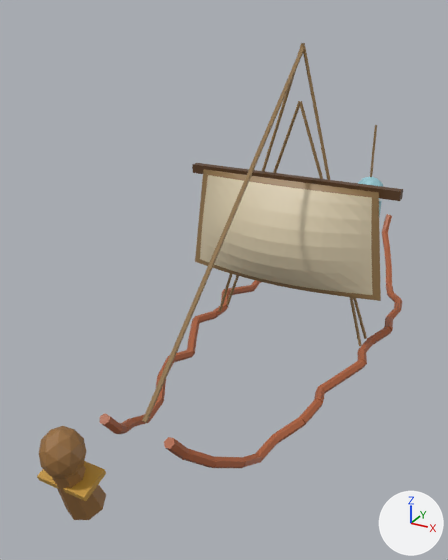
What one commit did to the glTF model www/proto3d/models/beth/tidewrack_sea/stage1/meshes/upg_skiff_t1.glb.
Rendered twice from a 50 mm camera at (2.69, -6.61, 5.13) aimed at (-0.43, -0.94, 2.3). Lighting does not change. The marker at lower right points along +X, +Y and +Z. The picture after the commit comes second. Vertices at exactly the same position are counted once.

The first picture shows 'geometry_0'.
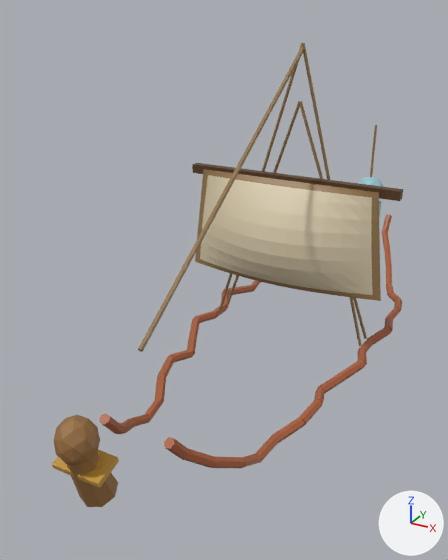
Location of each change, (x1, y1, x2, y2) in pixels of the pictures (448 x 560 px; the box of a moved part takes in the faces that stretch with it):
'geometry_0', reshaped
    before: (37, 43, 403, 520)
    after: (52, 43, 403, 507)
part 1 of me_geometry_0, moved or reshaped
    before: (52, 465, 106, 520)
    after: (66, 454, 118, 507)
part 2 of me_geometry_0, moved or reshaped
    before: (39, 426, 86, 479)
    after: (54, 415, 100, 467)
part 3 of me_geometry_0, moved or reshaped
    before: (37, 461, 106, 501)
    after: (52, 450, 119, 488)
part 4 of me_geometry_0, moved or reshaped
    before: (142, 47, 304, 423)
    after: (138, 47, 304, 352)

The change in detail:
me_geometry_0 is used by ob_geometry_0; location (0.0, 0.0, 0.0).
Before the commit, vertices of me_geometry_0: 175 (0.02, -3.11, 1.9) at pixel (147, 423), 176 (0.0, -3.12, 1.91) at pixel (144, 421), 178 (0.02, -3.13, 1.92) at pixel (145, 422), 180 (-0.01, -3.14, 1.93) at pixel (142, 421), 182 (-0.02, -3.12, 1.91) at pixel (141, 421).
Before the commit, vertices of me_geometry_0: 184 (-0.01, -3.1, 1.89) at pixel (144, 422).
me_geometry_0 had 970 vertices, 1752 faces and spanned x -1.27..1.27, y -4.24..3.46, z 1.1..4.78.
me_geometry_0 now has 970 vertices, 1752 faces and spans x -1.27..1.27, y -4.09..3.46, z 1.1..4.78.
me_geometry_0 part 1: the loose piece of 18 vertices spanning x -0.16..0.16, y -4.18..-3.75, z 1.62..2.22 is moved by (0.0, 0.15, 0.0).
me_geometry_0 part 2: the loose piece of 42 vertices spanning x -0.17..0.17, y -4.24..-3.91, z 2.08..2.46 is moved by (0.0, 0.15, 0.0).
me_geometry_0 part 3: the loose piece of 8 vertices spanning x -0.22..0.22, y -4.14..-3.89, z 1.97..2.09 is moved by (0.0, 0.15, 0.0).
Part 4, on me_geometry_0:
Vertices 175, 176, 178, 180, 182, 184 of me_geometry_0 move by (0.0, 0.0, 0.7).
